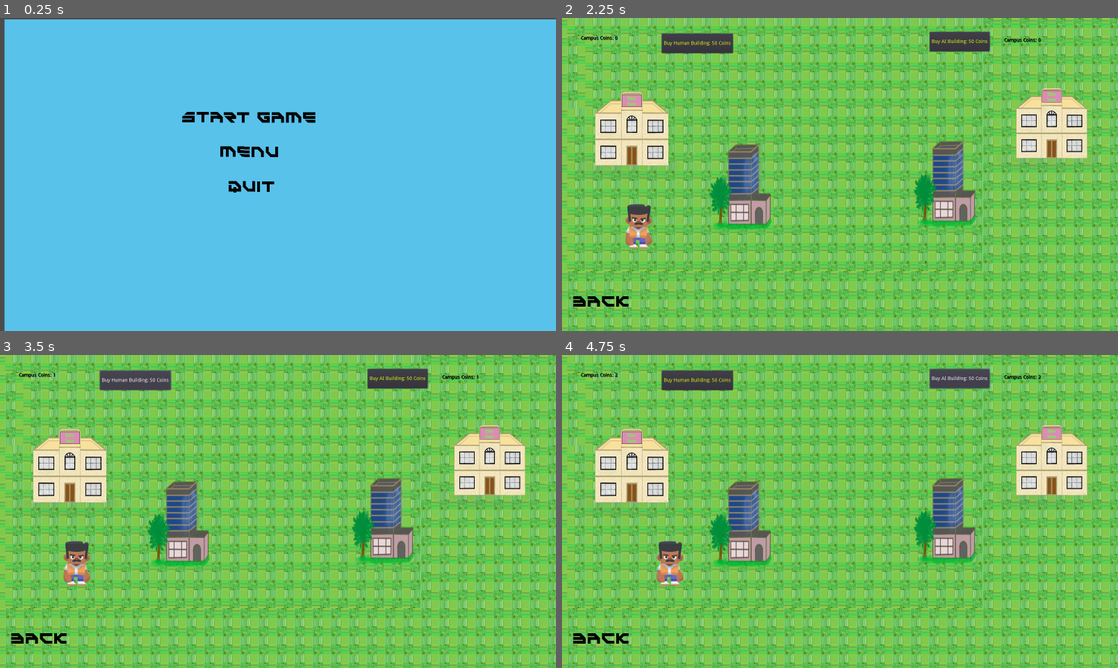
Above: before the commit, frames 1-4 (two rows, left to right).
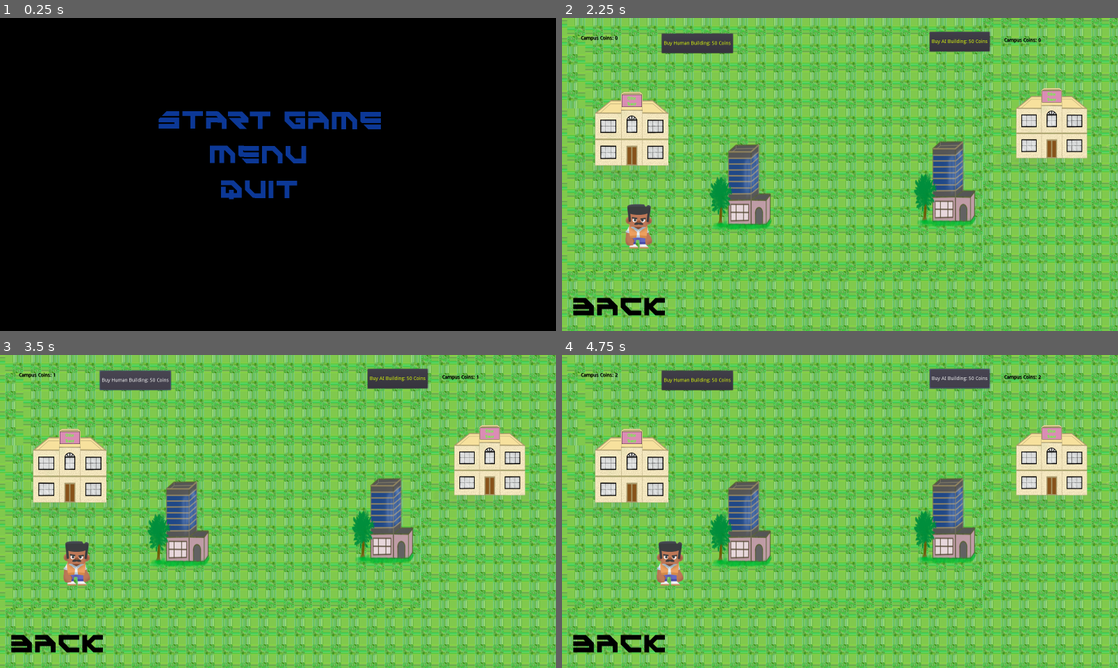
Above: after the commit, the same moments.

Repository: xLegoshiWolfx/Campus_Clash_Protoytpe
Game: Godot game, scene res://Scene/Main_Menu.tscn
Two runs of this game, one before a commit and one after it. Both use one fixed random seed, a clock stepped at 60 frames per second and the inputs below. Video files are missing from this copy of the repository; at most half a second of black plays in their place.
Inputs:
- Up to frame 1 (0.25 s): no input
- Up to frame 2 (2.25 s): click "Start Game" at 0.5 s; click "Back" at 1.25 s; click "Start Game" at 2 s
- Up to frame 3 (3.5 s): click "Buy Human Building: 50 Coins" at 2.75 s
- Up to frame 4 (4.75 s): click "Buy AI Building: 50 Coins" at 3.5 s; tap Enter at 4.25 s; hold Right (move_right) from 4.28 s (still down)

The runs differ from the first frame. In frame 1, 100% of the frame differs, in the area x 0-100%, y 0-100%; in frame 2, 0.6%; in frame 3, 0.6%; in frame 4, 0.6%.

Commit message:
Add background video
I added a video for background and changed the font size.

Diff:
--- /dev/null
+++ b/Background_video/Background_video_1.tscn
@@ -0,0 +1,22 @@
+[gd_scene load_steps=2 format=2]
+
+[ext_resource path="res://Background_video/video.ogv" type="VideoStream" id=1]
+
+[node name="Node2D" type="Node2D"]
+
+[node name="ColorRect" type="ColorRect" parent="."]
+margin_right = 1595.0
+margin_bottom = 904.0
+__meta__ = {
+"_edit_use_anchors_": false
+}
+
+[node name="VideoPlayer" type="VideoPlayer" parent="."]
+margin_top = -1.0
+margin_right = 1587.0
+margin_bottom = 898.0
+stream = ExtResource( 1 )
+volume_db = -80.0
+__meta__ = {
+"_edit_use_anchors_": false
+}
--- a/Fonts/Font_Designs/Menu_font_styles.tres
+++ b/Fonts/Font_Designs/Menu_font_styles.tres
@@ -3,5 +3,5 @@
 [ext_resource path="res://Fonts/game-battles-font/GameBattlesRegular-RjXo.ttf" type="DynamicFontData" id=1]
 
 [resource]
-size = 30
+size = 50
 font_data = ExtResource( 1 )
--- a/Scene/Main_Menu.tscn
+++ b/Scene/Main_Menu.tscn
@@ -1,7 +1,8 @@
-[gd_scene load_steps=3 format=2]
+[gd_scene load_steps=4 format=2]
 
 [ext_resource path="res://Scene/Main_Menu.gd" type="Script" id=1]
 [ext_resource path="res://Fonts/Font_Designs/Menu_font_styles.tres" type="DynamicFont" id=2]
+[ext_resource path="res://Background_video/video_2.ogv" type="VideoStream" id=3]
 
 [node name="Main_Menu" type="Node2D"]
 script = ExtResource( 1 )
@@ -16,6 +17,16 @@
 "_edit_use_anchors_": false
 }
 
+[node name="VideoPlayer" type="VideoPlayer" parent="."]
+margin_right = 1614.0
+margin_bottom = 905.0
+mouse_default_cursor_shape = 2
+stream = ExtResource( 3 )
+autoplay = true
+__meta__ = {
+"_edit_use_anchors_": false
+}
+
 [node name="Start_game_button" type="Button" parent="."]
 margin_left = 450.0
 margin_top = 250.939
@@ -23,7 +34,7 @@
 margin_bottom = 318.939
 rect_rotation = 0.182242
 custom_fonts/font = ExtResource( 2 )
-custom_colors/font_color = Color( 0, 0, 0, 1 )
+custom_colors/font_color = Color( 0.0509804, 0.223529, 0.592157, 1 )
 custom_colors/font_color_hover = Color( 0.286275, 0.290196, 0.294118, 1 )
 custom_colors/font_color_pressed = Color( 0.105882, 0.180392, 0.415686, 1 )
 text = "Start Game"
@@ -33,13 +44,13 @@
 }
 
 [node name="Menu_button" type="Button" parent="."]
-margin_left = 600.0
+margin_left = 598.366
 margin_top = 350.0
-margin_right = 840.0
-margin_bottom = 418.0
+margin_right = 896.366
+margin_bottom = 434.0
 rect_rotation = 0.277264
 custom_fonts/font = ExtResource( 2 )
-custom_colors/font_color = Color( 0, 0, 0, 1 )
+custom_colors/font_color = Color( 0.0509804, 0.223529, 0.592157, 1 )
 custom_colors/font_color_hover = Color( 0.286275, 0.290196, 0.294118, 1 )
 custom_colors/font_color_pressed = Color( 0.105882, 0.180392, 0.415686, 1 )
 text = "Menu"
@@ -55,7 +66,7 @@
 margin_bottom = 518.0
 rect_rotation = 0.277264
 custom_fonts/font = ExtResource( 2 )
-custom_colors/font_color = Color( 0, 0, 0, 1 )
+custom_colors/font_color = Color( 0.0509804, 0.223529, 0.592157, 1 )
 custom_colors/font_color_hover = Color( 0.286275, 0.290196, 0.294118, 1 )
 custom_colors/font_color_pressed = Color( 0.105882, 0.180392, 0.415686, 1 )
 text = "Quit"
Not shown, changed: .DS_Store
Not shown, added: Background_video/.DS_Store
Not shown, added: Background_video/video.ogv
Not shown, added: Background_video/video_1.ogv
Not shown, added: Background_video/video_2.ogv
